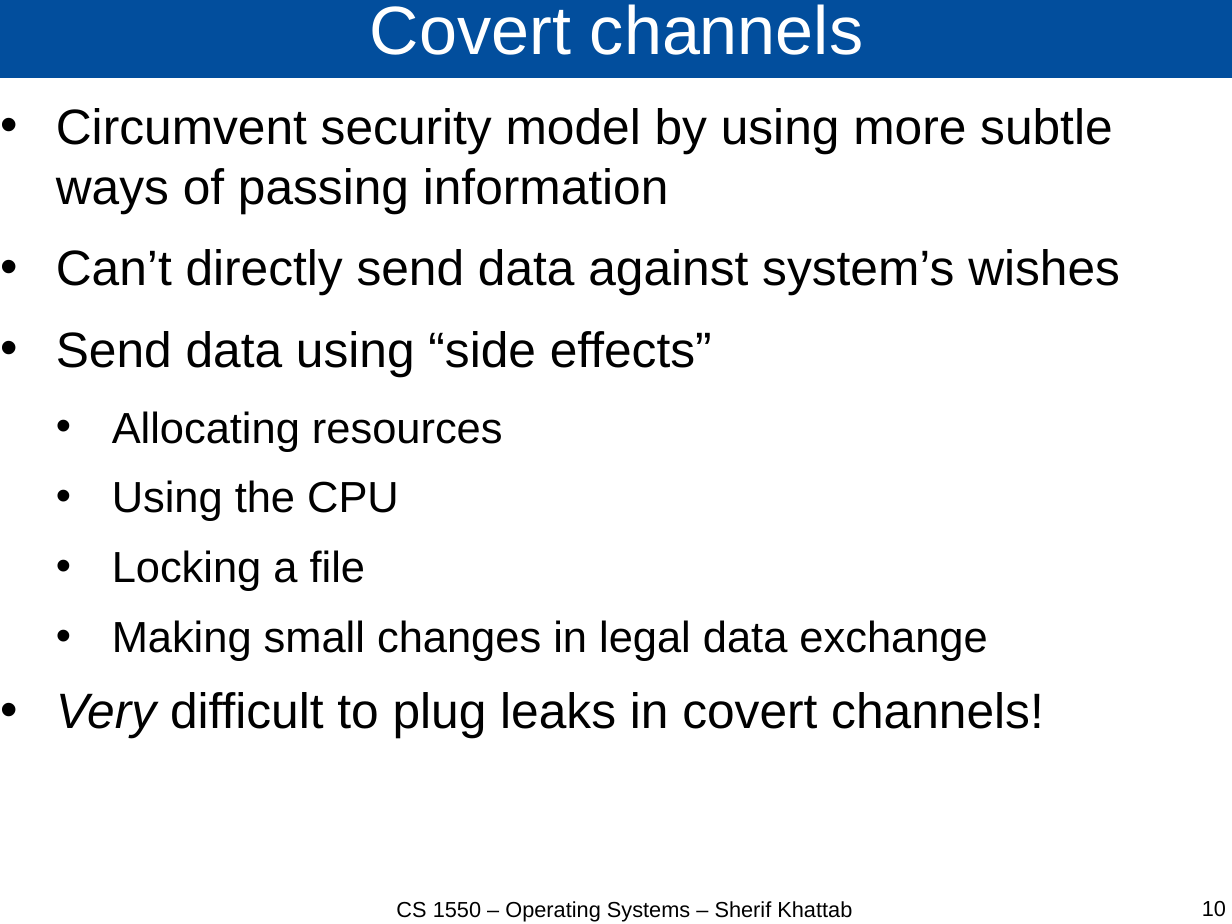
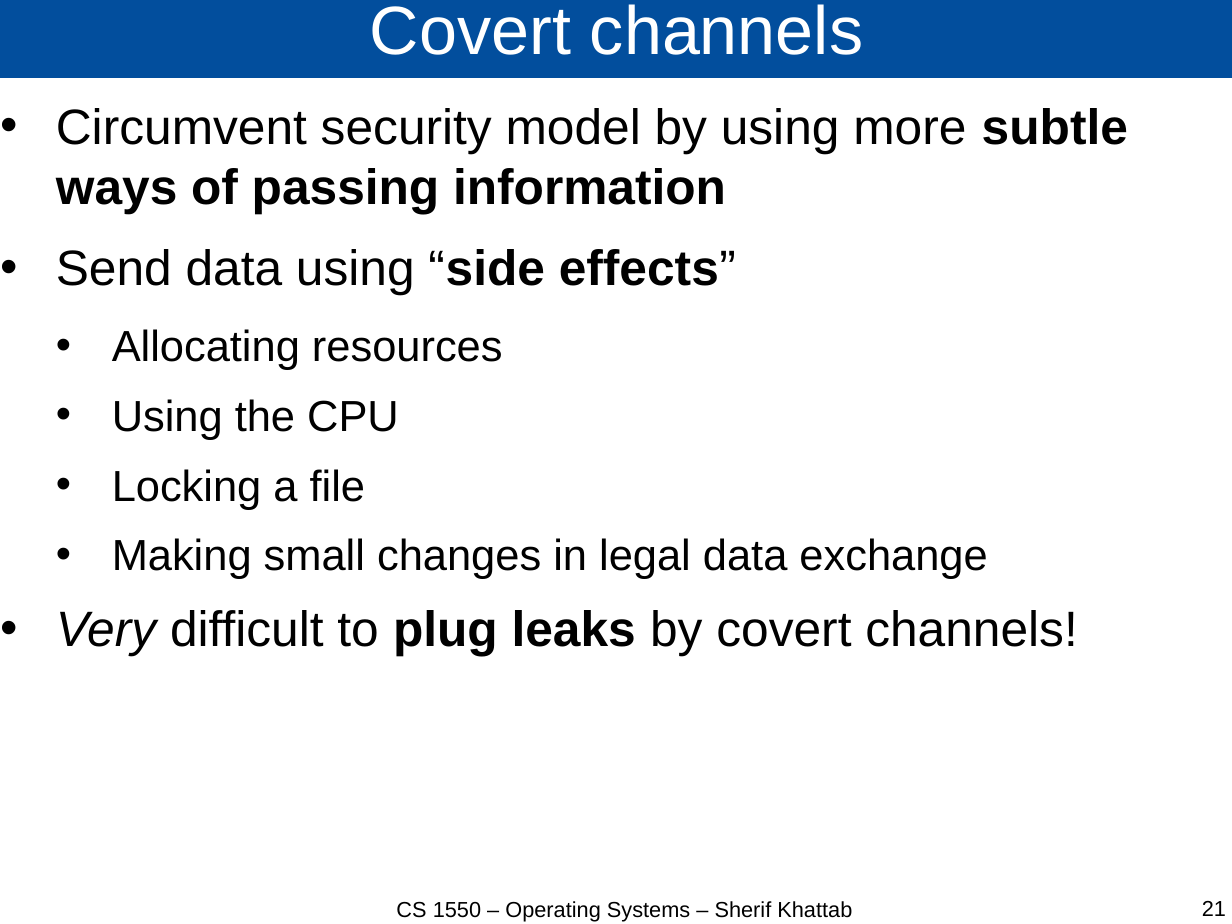
Before and after one commit to cs1550-2244/cs1550-code-handouts, a slide deck: slide 21 of DraftSlides/Lecture26.pptx (slide 10 before the commit). Drawn at 1232x924 pixels with LibreOffice and Linux fonts; fonts in the diff are those of the drawing. Boxes give left, top, right and bottom in pixels: in the first picture for what was removed or moved away, otherwise in the second. Text is boxed around its words. In the diff, an @@ line names an element or a change of style, - is before the commit and + after.

```diff
--- a/DraftSlides/Lecture26.pptx
+++ b/DraftSlides/Lecture26.pptx
@@ text at box(56, 108, 1128, 295): bold on in "subtle ways of passing information", "“side effects”" @@
@@ text at box(56, 249, 1120, 295): paragraph removed @@
-• Can’t directly send data against system’s wishes
@@ text at box(56, 610, 1078, 656): text changed @@
-• Very difficult to plug leaks in covert channels!
+• Very difficult to plug leaks by covert channels!
@@ page number at box(1202, 901, 1226, 916): text changed @@
-10
+21
```
Also in this commit, not shown: 9 other slides changed, 12 slides added, 6 slides removed, 3 other files.
